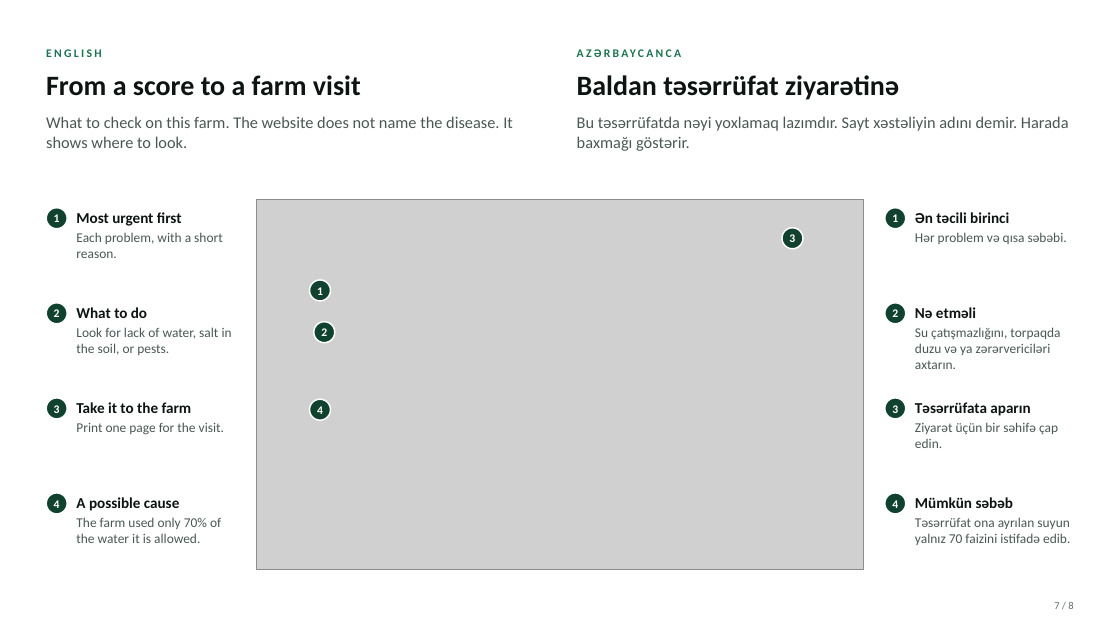
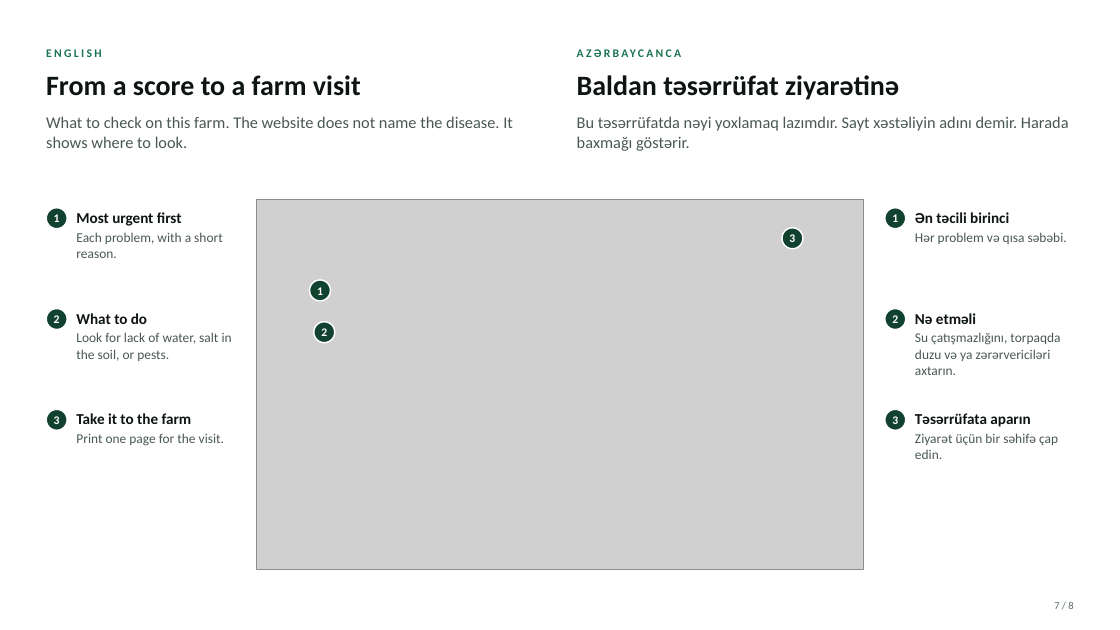
Before and after one commit to romainbigare/adafsa-mockup, a slide deck: slide 7 of docs/ADAFSA_Platform_Tour_EN_AZ.pptx. Drawn at 1120x630 pixels with LibreOffice and Linux fonts; fonts in the diff are those of the drawing; grey boxes stand for pictures. Boxes give left, top, right and bottom in pixels: in the first picture for what was removed or moved away, otherwise in the second. Text is boxed around its words. In the diff, an @@ line names an element or a change of style, - is before the commit and + after.

```diff
--- a/docs/ADAFSA_Platform_Tour_EN_AZ.pptx
+++ b/docs/ADAFSA_Platform_Tour_EN_AZ.pptx
@@ ellipse "2" moved from (x1=46, y1=302, x2=67, y2=323) to (x1=46, y1=308, x2=67, y2=329) @@
@@ text "What to do" moved from (x1=76, y1=307, x2=232, y2=355) to (x1=76, y1=313, x2=232, y2=361) @@
@@ ellipse "2" moved from (x1=885, y1=302, x2=906, y2=323) to (x1=885, y1=308, x2=906, y2=329) @@
@@ text "Nə etməli" rewrapped from (x1=915, y1=327, x2=1060, y2=369) to (x1=915, y1=313, x2=1060, y2=375) @@
@@ ellipse "3" moved from (x1=46, y1=398, x2=67, y2=419) to (x1=46, y1=409, x2=67, y2=430) @@
@@ text "Take it to the farm" moved from (x1=76, y1=402, x2=224, y2=435) to (x1=76, y1=413, x2=224, y2=446) @@
@@ ellipse removed at (x1=309, y1=399, x2=330, y2=420) @@
-4
@@ ellipse "3" moved from (x1=885, y1=398, x2=906, y2=419) to (x1=885, y1=409, x2=906, y2=430) @@
@@ text "Təsərrüfata aparın" moved from (x1=915, y1=402, x2=1058, y2=448) to (x1=915, y1=413, x2=1058, y2=459) @@
@@ ellipse removed at (x1=46, y1=493, x2=67, y2=514) @@
-4
@@ text removed at (x1=76, y1=497, x2=221, y2=543) @@
-A possible cause
-The farm used only 70% of the water it is allowed.
@@ ellipse removed at (x1=885, y1=493, x2=906, y2=514) @@
-4
@@ text removed at (x1=915, y1=497, x2=1070, y2=545) @@
-Mümkün səbəb
-Təsərrüfat ona ayrılan suyun yalnız 70 faizini istifadə edib.
```
Also in this commit, not shown: 5 other slides changed, 3 other files.
